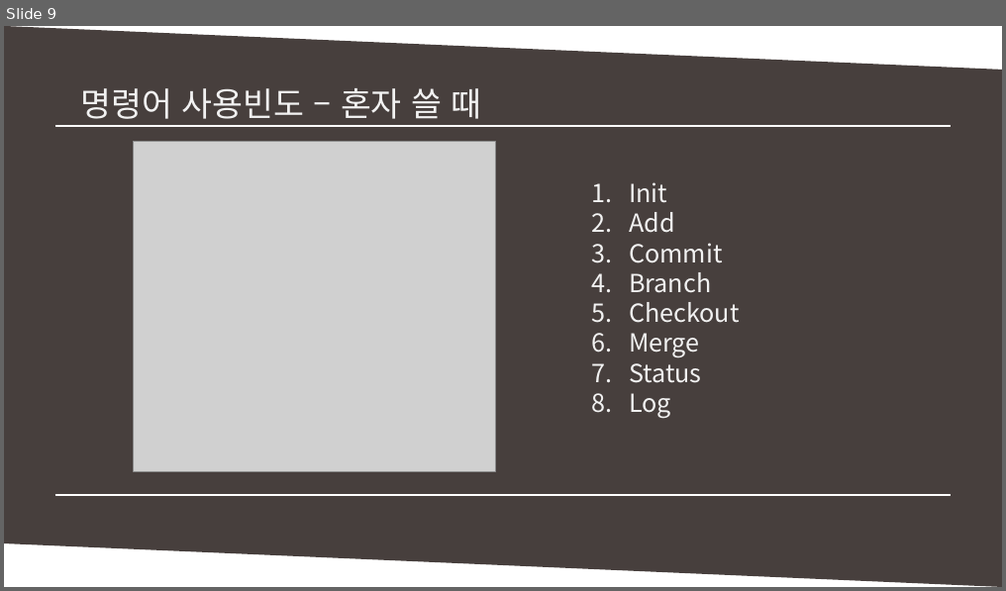
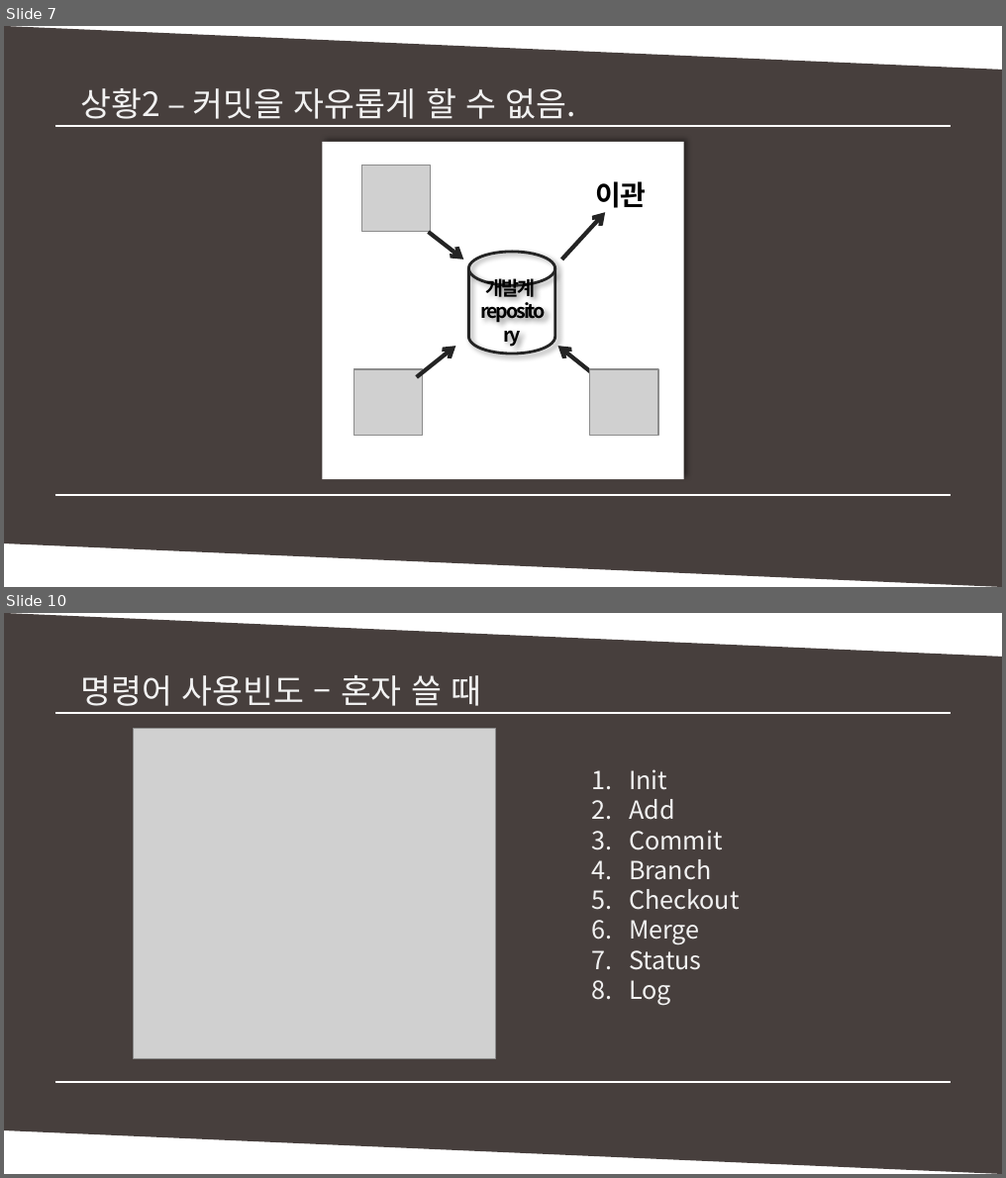
Before and after one commit to MinSikMoon/pptgit, a slide deck: git발표.pptx. Shown one above the other, each under a label of ours: slide 9 before the commit, slides 7 and 10 after it; the slides between them are not shown. The pictures are 1006x591 and 1006x1178 pixels, drawn with LibreOffice and Linux fonts; fonts in the diff are those of the drawing; grey boxes stand for pictures. Boxes give left, top, right and bottom in pixels: in the first picture for what was removed or moved away, otherwise in the second. Text is boxed around its words. In the diff, an @@ line names an element or a change of style, - is before the commit and + after.

Commit message:
상황3까지 완성

```diff
--- a/git발표.pptx
+++ b/git발표.pptx
@@ slide 7 added at [4, 26, 1002, 587], background #FFFFFF @@
@@ parallelogram added at [4, 26, 1002, 586], fill #473F3D @@
@@ text added at [80, 88, 576, 126], 24 pt, text #F2F2F2 @@
+상황2 – 커밋을 자유롭게 할 수 없음.
@@ line added from (54, 126) to (951, 126), #FFFFFF 1 pt @@
@@ line added from (62, 126) to (951, 126), #FFFFFF 1 pt @@
@@ group added at [323, 142, 683, 480]: 4 arrows, 3 pictures, 1 rectangle, 1 cylinder, 1 text @@
+개발계
+repository
+이관
@@ line added from (54, 495) to (944, 495), #FFFFFF 1 pt @@
@@ line added from (54, 495) to (951, 495), #FFFFFF 1 pt @@
@@ what was slide 9 is now slide 10 @@
```
Also in this commit, not shown: 3 slides changed.
